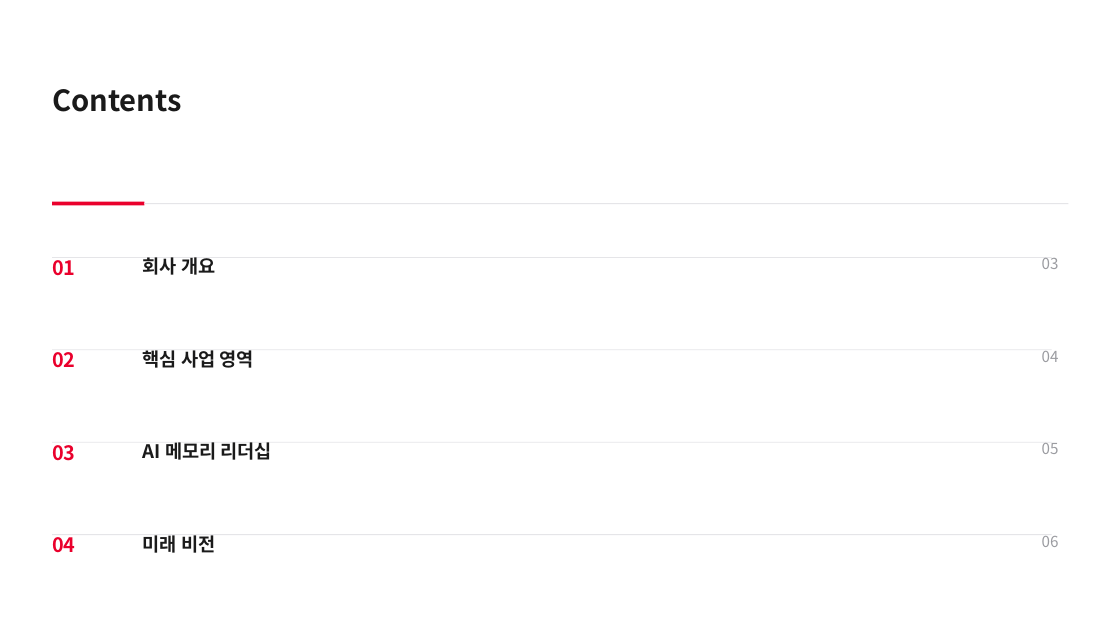
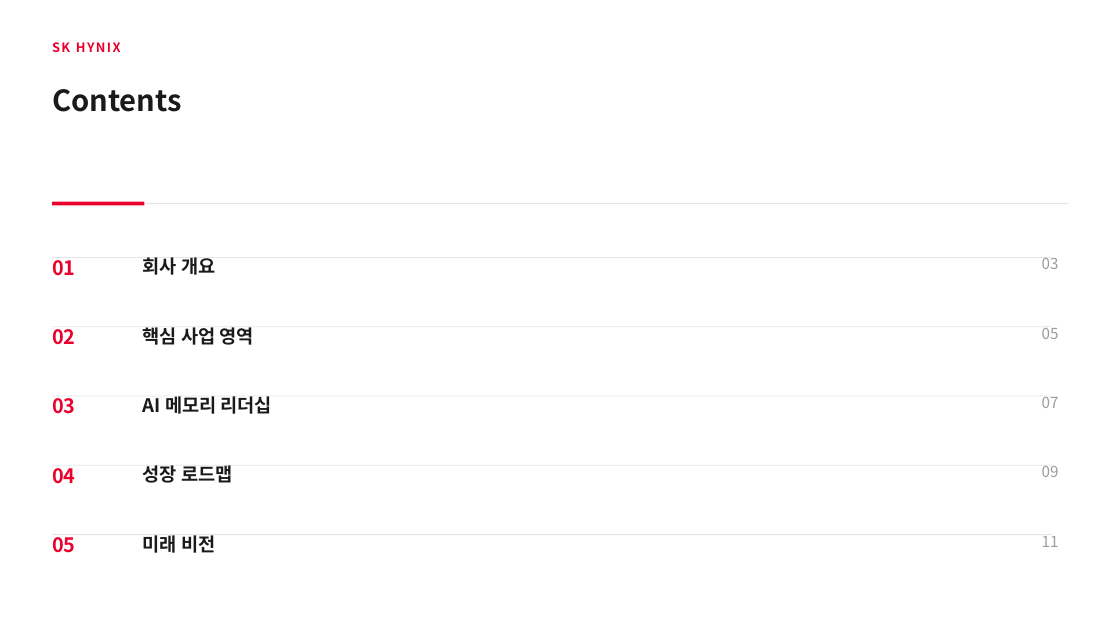
Before and after one commit to sylvanus4/kr-brand-decks, a slide deck: slide 2 of skills/deck-sk-hynix/examples/sk-hynix-6p.pptx. Drawn at 1120x630 pixels with LibreOffice and Linux fonts; fonts in the diff are those of the drawing. Boxes give left, top, right and bottom in pixels: in the first picture for what was removed or moved away, otherwise in the second. Text is boxed around its words. In the diff, an @@ line names an element or a change of style, - is before the commit and + after.

```diff
--- a/skills/deck-sk-hynix/examples/sk-hynix-6p.pptx
+++ b/skills/deck-sk-hynix/examples/sk-hynix-6p.pptx
@@ text added at (52,42,121,52), 11 pt, text #EA002C, bold @@
+SK HYNIX
@@ text "02": place and size @@
-text "02" at (52,352,75,368)
+text "02" at (52,329,75,345)
@@ rectangle: place and size @@
-rectangle at (52,350,1052,350)
+rectangle at (52,326,1052,327)
@@ text "핵심 사업 영역": place and size @@
-text "핵심 사업 영역" at (143,350,254,368)
+text "핵심 사업 영역" at (143,327,254,345)
@@ text "05": place and size @@
-text "05" at (1042,443,1059,454)
+text "05" at (1042,328,1059,339)
@@ text removed at (1042,351,1059,362) @@
-04
@@ text "03": place and size @@
-text "03" at (52,445,75,461)
+text "03" at (52,398,75,414)
@@ rectangle added at (52,396,1052,397), fill #E5E5E8 @@
@@ text "AI 메모리 리더십": place and size @@
-text "AI 메모리 리더십" at (143,442,272,460)
+text "AI 메모리 리더십" at (143,396,272,414)
@@ text added at (1042,397,1059,408), 13 pt, text #9B9CA1 @@
+07
@@ text "04": place and size @@
-text "04" at (52,537,75,553)
+text "04" at (52,468,75,484)
@@ rectangle: place and size @@
-rectangle at (52,442,1052,443)
+rectangle at (52,465,1052,465)
@@ text added at (143,465,232,483), 16 pt, text #1A1A1A, bold @@
+성장 로드맵
@@ text added at (1042,466,1059,477), 13 pt, text #9B9CA1 @@
+09
@@ text added at (52,537,75,553), 17 pt, text #EA002C, bold @@
+05
@@ text at (1042,536,1059,547): text changed @@
-06
+11
```
Also in this commit, not shown: 3 other slides changed, 5 slides added, 14 other files.
